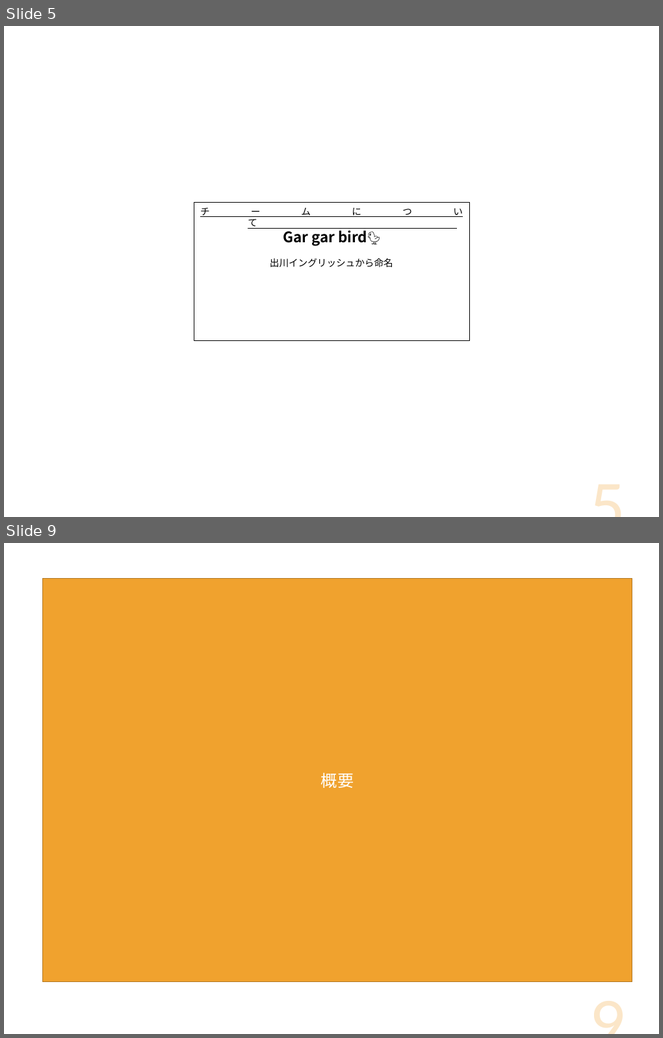
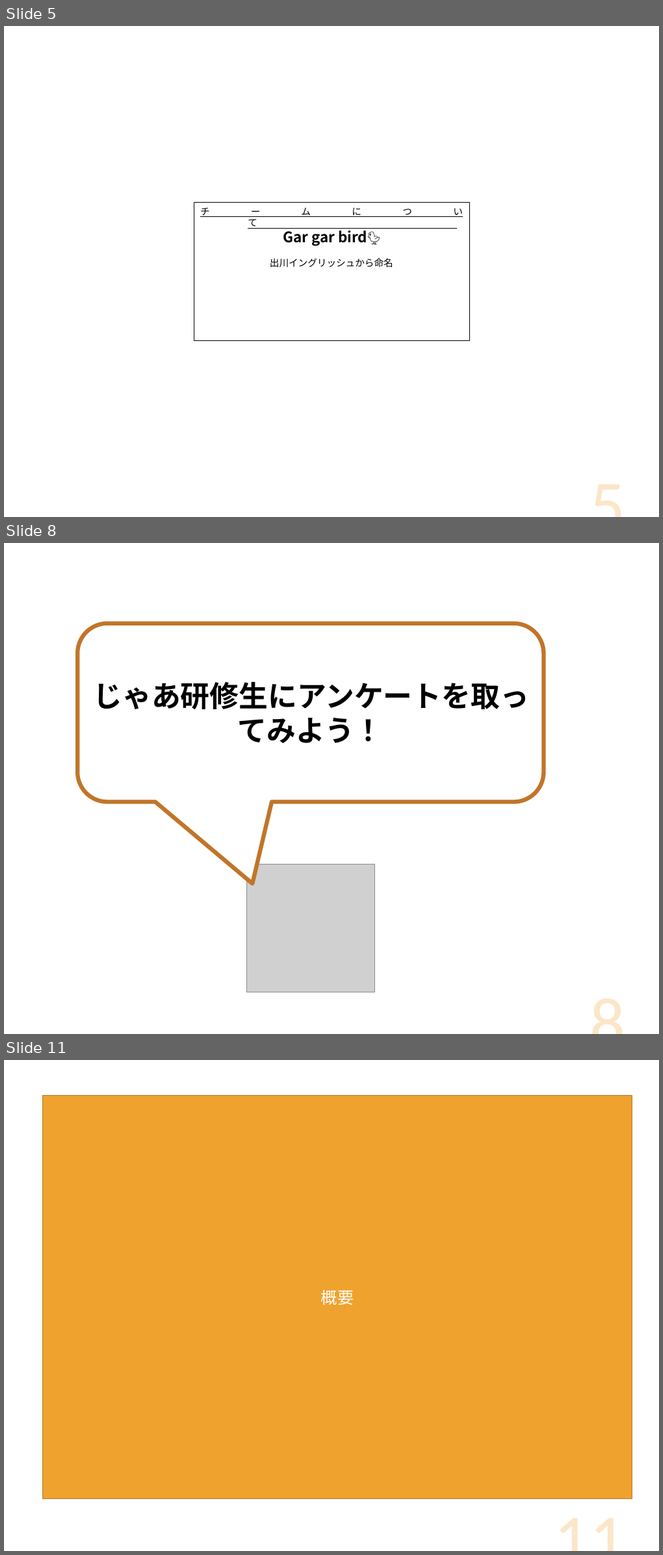
Before and after one commit to DOJO-2021/D-2, a slide deck: documents/プレゼン/Knowledge Holder_清書版.pptx. Shown one above the other, each under a label of ours: slides 5 and 9 before the commit, slides 5, 8 and 11 after it; the slides between them are not shown. The pictures are 663x1038 and 663x1555 pixels, drawn with LibreOffice and Linux fonts; fonts in the diff are those of the drawing; grey boxes stand for pictures. Boxes give left, top, right and bottom in pixels: in the first picture for what was removed or moved away, otherwise in the second. Text is boxed around its words. In the diff, an @@ line names an element or a change of style, - is before the commit and + after.

```diff
--- a/documents/プレゼン/Knowledge Holder_清書版.pptx
+++ b/documents/プレゼン/Knowledge Holder_清書版.pptx
@@ slide 8 added at [4,543,659,1034], background #FFFFFF @@
@@ rounded speech box added at [77,624,544,802], fill #FFFFFF, outline #C17529 4.5 pt, 32 pt, text #000000, bold @@
+じゃあ研修生にアンケートを取ってみよう！
@@ picture added at [247,865,375,992] @@
@@ page number added at [475,964,633,1034], 77.2 pt, text #F0A22E at 25% opacity @@
+8
@@ what was slide 9 is now slide 11 @@
@@ page number at [475,1481,633,1551]: text changed @@
-9
+11
```
Also in this commit, not shown: 8 slides changed, 2 other slides added, 1 slide removed.
